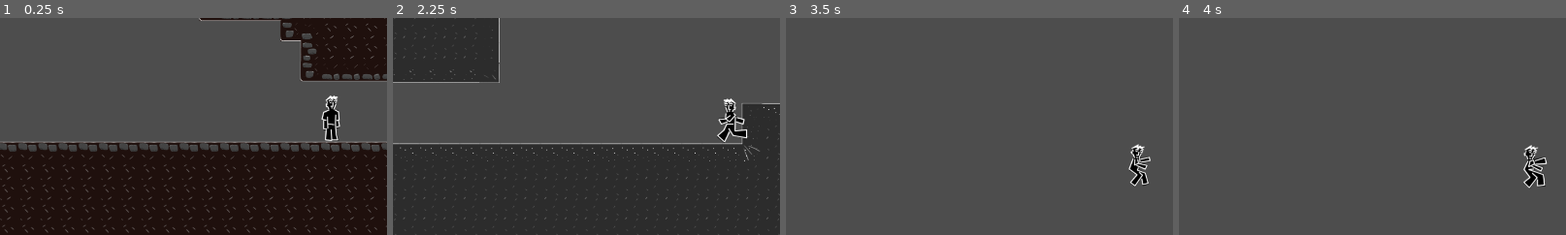
Above: before the commit, frames 1-4 (left to right).
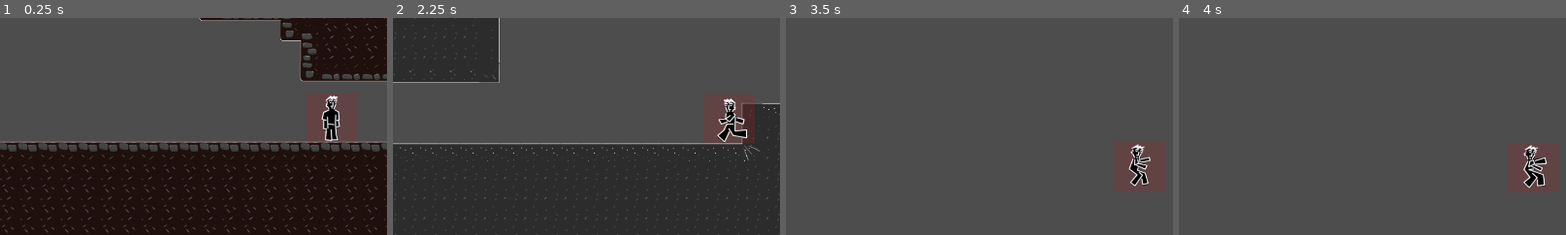
Above: after the commit, the same moments.

Repository: agasyants/GameJam1--skidbladnir-
Game: Godot game, scene res://Levels/main_level/main.tscn
The game is run twice, just before and just after one commit, with the same random seed, the same clock (stepped at 60 frames per second) and the same inputs. Sound files missing from this copy of the repository are replaced by a short silence.
Inputs:
- Up to frame 1 (0.25 s): no input
- Up to frame 2 (2.25 s): hold Right (ui_right) 0.53-2.03 s; tap Space (jump) at 0.6, 0.77, 1.07, 1.52, 1.55, 1.82 s; tap K (switch_echo) at 1.35 s; hold Left (ui_left) from 2.03 s (still down); hold J (switch_normal) from 2.03 s (still down)
- Up to frame 3 (3.5 s): tap Space (jump) at 2.3, 3.02, 3.05, 3.32 s; release Left (ui_left) at 2.78 s; release J (switch_normal) at 2.78 s; hold Right (ui_right) from 2.78 s (still down); tap , (switch_truth) at 2.85 s
- Up to frame 4 (4 s): keep holding Right (ui_right); hold L (switch_visceral) from 3.53 s (still down); tap Space (jump) at 3.77, 3.8 s
The pictures show only the part of the screen within x 7-57%, y 39-89%; the shares and areas given below are measured in that part.

The runs differ from the first frame. In frame 1, less than 0.1% of the frame differs, in the area x 82-88%, y 37-55%; in frame 2, 0.5%, in the area x 83-94%, y 39-58%; in frame 3, less than 0.1%; in frame 4, less than 0.1%.

Commit message:
eye state animation dummy

Diff:
--- a/Player/Player.gd
+++ b/Player/Player.gd
@@ -26,9 +26,6 @@
 var jump_buffer_timer = 0.0
 
 @onready var animation_player = $AnimationPlayer
-
-func _ready() -> void:
-	animation_player.play("idle")
 
 func _physics_process(delta: float) -> void:
 	_update_timers(delta)
@@ -95,19 +92,22 @@
 		jump_buffer_timer -= delta
 
 func _update_state() -> void:
+	var state_str = str(eye_state)
+	if eye_state > 2:
+		state_str = "2"
 	if not is_on_floor():
 		if velocity.y < 0:
 			player_state = State.JUMP
-			animation_player.play("jump")
+			animation_player.play("jump" + state_str)
 		else:
 			player_state = State.FALL
-			animation_player.play("fall")
+			animation_player.play("fall" + state_str)
 	elif abs(velocity.x) > 10:
 		player_state = State.WALK
-		animation_player.play("walk")
+		animation_player.play("walk" + state_str)
 	else:
 		player_state = State.IDLE
-		animation_player.play("idle")
+		animation_player.play("idle" + state_str)
 
 func get_state_name() -> String:
 	match player_state:
--- a/Player/Player.tscn
+++ b/Player/Player.tscn
@@ -21,8 +21,44 @@
 "values": [1]
 }
 
+[sub_resource type="Animation" id="Animation_ddoul"]
+resource_name = "walk0"
+length = 0.80002
+loop_mode = 1
+step = 0.2
+tracks/0/type = "value"
+tracks/0/imported = false
+tracks/0/enabled = true
+tracks/0/path = NodePath("Sprite2D:frame")
+tracks/0/interp = 1
+tracks/0/loop_wrap = true
+tracks/0/keys = {
+"times": PackedFloat32Array(0, 0.2, 0.4, 0.623348),
+"transitions": PackedFloat32Array(1, 1, 1, 1),
+"update": 1,
+"values": [5, 6, 7, 8]
+}
+
+[sub_resource type="Animation" id="Animation_q3lat"]
+resource_name = "idle0"
+length = 1.00002
+loop_mode = 1
+step = 0.2
+tracks/0/type = "value"
+tracks/0/imported = false
+tracks/0/enabled = true
+tracks/0/path = NodePath("Sprite2D:frame")
+tracks/0/interp = 1
+tracks/0/loop_wrap = true
+tracks/0/keys = {
+"times": PackedFloat32Array(0, 0.2, 0.4, 0.6, 0.8),
+"transitions": PackedFloat32Array(1, 1, 1, 1, 1),
+"update": 1,
+"values": [0, 1, 2, 3, 4]
+}
+
 [sub_resource type="Animation" id="Animation_6ysni"]
-resource_name = "fall"
+resource_name = "fall0"
 length = 0.40002
 loop_mode = 1
 step = 0.2
@@ -39,8 +75,26 @@
 "values": [13, 14]
 }
 
-[sub_resource type="Animation" id="Animation_q3lat"]
-resource_name = "idle"
+[sub_resource type="Animation" id="Animation_8g4oa"]
+resource_name = "jump0"
+length = 0.60002
+loop_mode = 1
+step = 0.2
+tracks/0/type = "value"
+tracks/0/imported = false
+tracks/0/enabled = true
+tracks/0/path = NodePath("Sprite2D:frame")
+tracks/0/interp = 1
+tracks/0/loop_wrap = true
+tracks/0/keys = {
+"times": PackedFloat32Array(0, 0.2, 0.4),
+"transitions": PackedFloat32Array(1, 1, 1),
+"update": 1,
+"values": [10, 11, 12]
+}
+
+[sub_resource type="Animation" id="Animation_vlldt"]
+resource_name = "idle1"
 length = 1.00002
 loop_mode = 1
 step = 0.2
@@ -54,11 +108,29 @@
 "times": PackedFloat32Array(0, 0.2, 0.4, 0.6, 0.8),
 "transitions": PackedFloat32Array(1, 1, 1, 1, 1),
 "update": 1,
-"values": [0, 1, 2, 3, 4]
-}
-
-[sub_resource type="Animation" id="Animation_8g4oa"]
-resource_name = "jump"
+"values": [20, 21, 22, 23, 24]
+}
+
+[sub_resource type="Animation" id="Animation_s1rgi"]
+resource_name = "walk1"
+length = 0.80002
+loop_mode = 1
+step = 0.2
+tracks/0/type = "value"
+tracks/0/imported = false
+tracks/0/enabled = true
+tracks/0/path = NodePath("Sprite2D:frame")
+tracks/0/interp = 1
+tracks/0/loop_wrap = true
+tracks/0/keys = {
+"times": PackedFloat32Array(0, 0.2, 0.4, 0.623348),
+"transitions": PackedFloat32Array(1, 1, 1, 1),
+"update": 1,
+"values": [25, 26, 27, 28]
+}
+
+[sub_resource type="Animation" id="Animation_j23h2"]
+resource_name = "jump1"
 length = 0.60002
 loop_mode = 1
 step = 0.2
@@ -72,11 +144,29 @@
 "times": PackedFloat32Array(0, 0.2, 0.4),
 "transitions": PackedFloat32Array(1, 1, 1),
 "update": 1,
-"values": [10, 11, 12]
-}
-
-[sub_resource type="Animation" id="Animation_ddoul"]
-resource_name = "walk"
+"values": [30, 31, 32]
+}
+
+[sub_resource type="Animation" id="Animation_0j2ni"]
+resource_name = "idle2"
+length = 1.00002
+loop_mode = 1
+step = 0.2
+tracks/0/type = "value"
+tracks/0/imported = false
+tracks/0/enabled = true
+tracks/0/path = NodePath("Sprite2D:frame")
+tracks/0/interp = 1
+tracks/0/loop_wrap = true
+tracks/0/keys = {
+"times": PackedFloat32Array(0, 0.2, 0.4, 0.6, 0.8),
+"transitions": PackedFloat32Array(1, 1, 1, 1, 1),
+"update": 1,
+"values": [40, 41, 42, 43, 44]
+}
+
+[sub_resource type="Animation" id="Animation_v0k0e"]
+resource_name = "walk2"
 length = 0.80002
 loop_mode = 1
 step = 0.2
@@ -90,16 +180,78 @@
 "times": PackedFloat32Array(0, 0.2, 0.4, 0.623348),
 "transitions": PackedFloat32Array(1, 1, 1, 1),
 "update": 1,
-"values": [5, 6, 7, 8]
+"values": [45, 46, 47, 48]
+}
+
+[sub_resource type="Animation" id="Animation_5wa8t"]
+resource_name = "jump2"
+length = 0.60002
+loop_mode = 1
+step = 0.2
+tracks/0/type = "value"
+tracks/0/imported = false
+tracks/0/enabled = true
+tracks/0/path = NodePath("Sprite2D:frame")
+tracks/0/interp = 1
+tracks/0/loop_wrap = true
+tracks/0/keys = {
+"times": PackedFloat32Array(0, 0.2, 0.4),
+"transitions": PackedFloat32Array(1, 1, 1),
+"update": 1,
+"values": [50, 51, 52]
+}
+
+[sub_resource type="Animation" id="Animation_p7tob"]
+resource_name = "fall2"
+length = 0.40002
+loop_mode = 1
+step = 0.2
+tracks/0/type = "value"
+tracks/0/imported = false
+tracks/0/enabled = true
+tracks/0/path = NodePath("Sprite2D:frame")
+tracks/0/interp = 1
+tracks/0/loop_wrap = true
+tracks/0/keys = {
+"times": PackedFloat32Array(0, 0.2),
+"transitions": PackedFloat32Array(1, 1),
+"update": 1,
+"values": [53, 54]
+}
+
+[sub_resource type="Animation" id="Animation_dm7nj"]
+resource_name = "fall1"
+length = 0.40002
+loop_mode = 1
+step = 0.2
+tracks/0/type = "value"
+tracks/0/imported = false
+tracks/0/enabled = true
+tracks/0/path = NodePath("Sprite2D:frame")
+tracks/0/interp = 1
+tracks/0/loop_wrap = true
+tracks/0/keys = {
+"times": PackedFloat32Array(0, 0.2),
+"transitions": PackedFloat32Array(1, 1),
+"update": 1,
+"values": [33, 34]
 }
 
 [sub_resource type="AnimationLibrary" id="AnimationLibrary_ddoul"]
 _data = {
 &"RESET": SubResource("Animation_tok1r"),
-&"fall": SubResource("Animation_6ysni"),
-&"idle": SubResource("Animation_q3lat"),
-&"jump": SubResource("Animation_8g4oa"),
-&"walk": SubResource("Animation_ddoul")
+&"fall0": SubResource("Animation_6ysni"),
+&"fall1": SubResource("Animation_dm7nj"),
+&"fall2": SubResource("Animation_p7tob"),
+&"idle0": SubResource("Animation_q3lat"),
+&"idle1": SubResource("Animation_vlldt"),
+&"idle2": SubResource("Animation_0j2ni"),
+&"jump0": SubResource("Animation_8g4oa"),
+&"jump1": SubResource("Animation_j23h2"),
+&"jump2": SubResource("Animation_5wa8t"),
+&"walk0": SubResource("Animation_ddoul"),
+&"walk1": SubResource("Animation_s1rgi"),
+&"walk2": SubResource("Animation_v0k0e")
 }
 
 [node name="Player" type="CharacterBody2D"]
@@ -110,7 +262,7 @@
 scale = Vector2(1.275, 1.21421)
 texture = ExtResource("2_q3lat")
 hframes = 5
-vframes = 4
+vframes = 12
 frame = 1
 
 [node name="CollisionShape2D" type="CollisionShape2D" parent="."]
Not shown: 1 places in Player/Player.tscn that only renumber resources
Binary file changed: Player/player-0.png
